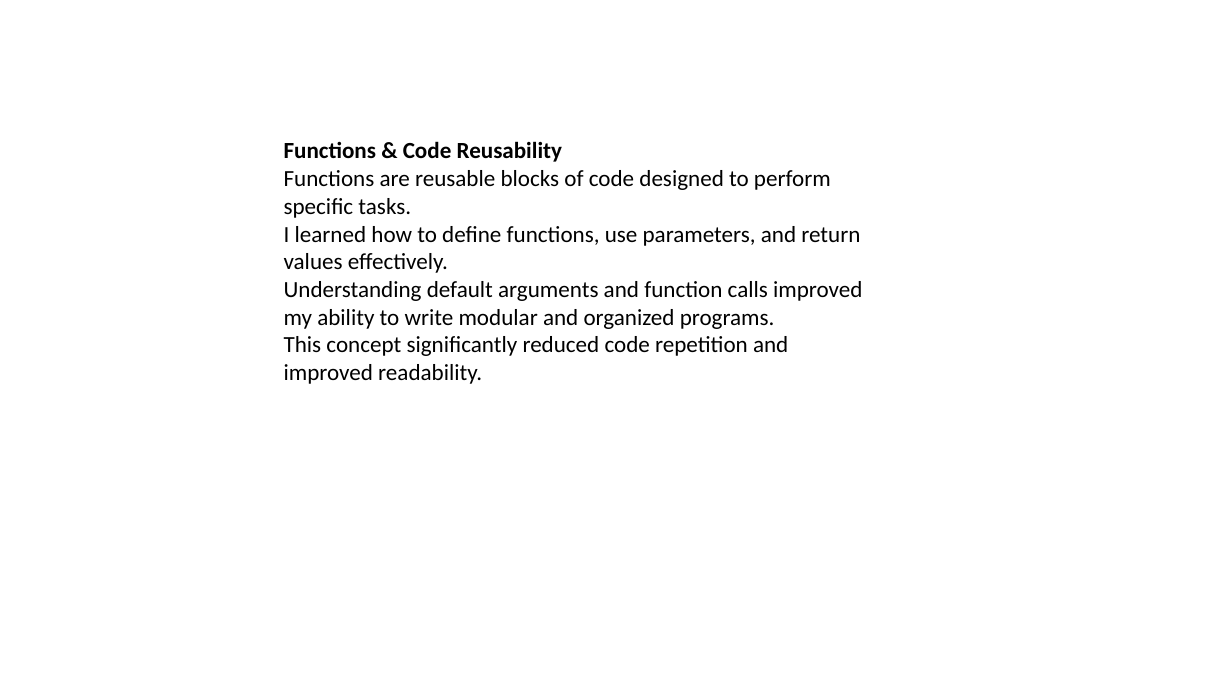
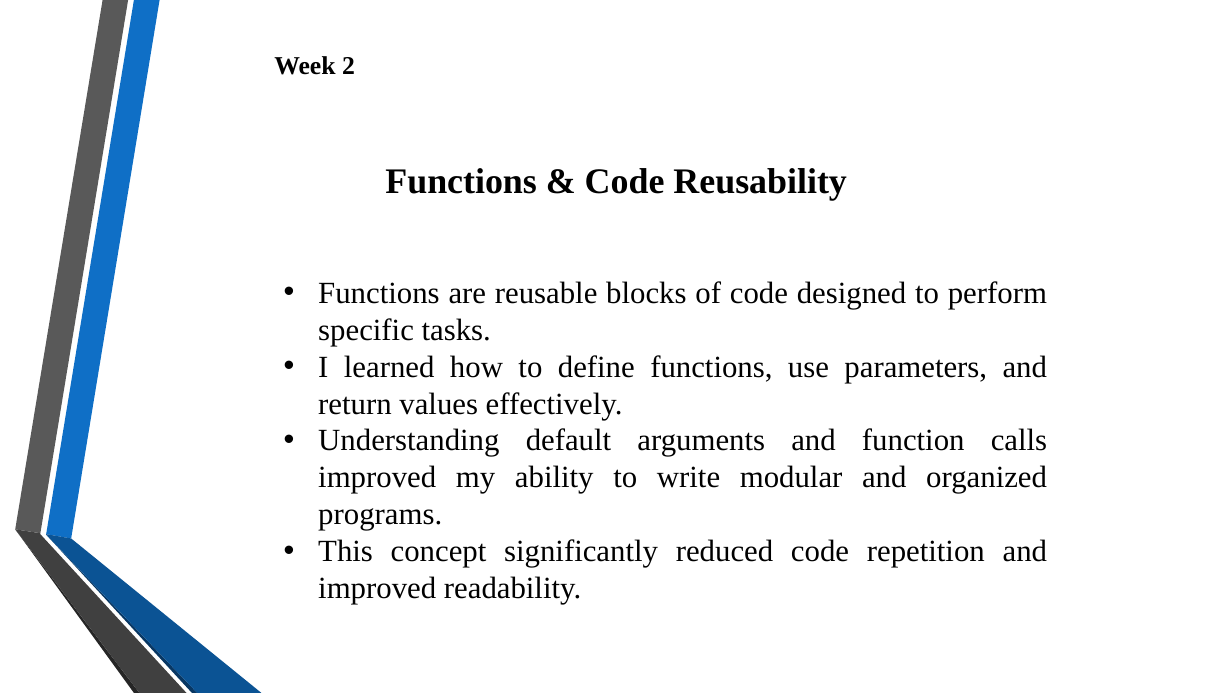
Before and after one commit to VaishnaviJadhav350/intern, a slide deck: slide 4 of Presentation 1 to 8.pptx. Drawn at 1232x693 pixels with LibreOffice and Linux fonts; fonts in the diff are those of the drawing; background and template pictures are left out. Boxes give left, top, right and bottom in pixels: in the first picture for what was removed or moved away, otherwise in the second. Text is boxed around its words. In the diff, an @@ line names an element or a change of style, - is before the commit and + after.

```diff
--- a/Presentation 1 to 8.pptx
+++ b/Presentation 1 to 8.pptx
@@ text added at <box>274,56,355,75</box>, 20 pt, text #000000, bold @@
+Week 2
@@ text at <box>284,141,563,162</box>: paragraph removed @@
-Functions & Code Reusability
@@ text added at <box>385,168,846,200</box>, 28 pt, text #000000, bold @@
+Functions & Code Reusability
@@ text "Functions are reusable blocks of ...": place and size @@
-text "Functions are reusable blocks of ..." at <box>284,141,862,384</box>
+text "Functions are reusable blocks of ..." at <box>318,281,1047,604</box>
@@ text "Functions are reusable blocks of ..." at <box>318,281,1047,604</box>: size 18 to 24 pt, font Calibri to Times New Roman; alignment left to justified; bullet none to • @@
@@ group added at <box>15,0,262,693</box>: 6 freeform shapes @@
```
Also in this commit, not shown: 23 other slides changed, 4 other files.
